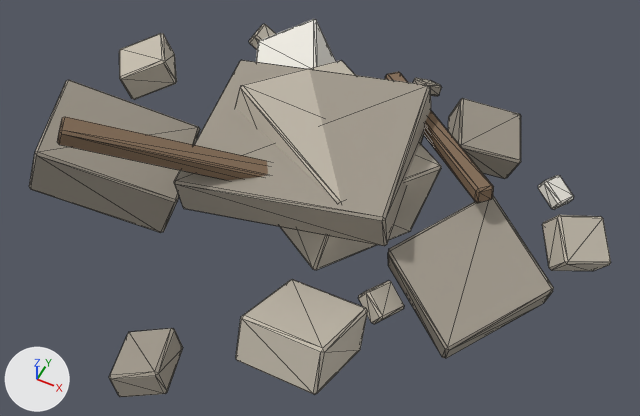
The glTF model assets/models/mwezi_quarter_v1/TC_ENV_CoralRubble_V1.gltf: old version first, new version second.
The view is the same before and after, from a 50 mm lens placed at (2.17, -4.0, 5.03), pointed at (0.28, -0.22, 0.3). Every picture has the same lights, and +X, +Y and +Z are marked at lower left. The first picture is the older version. Mesh edges are drawn as thin lines. Vertices at exactly the same position are counted once.

The first picture shows 'TC_ENV_CoralRubble_V1'.
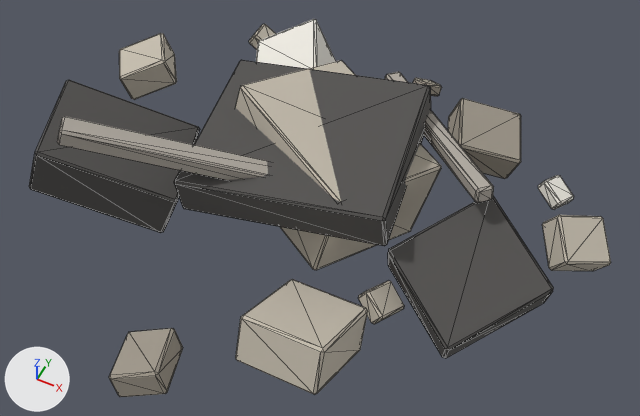
What differs and where, as boxes [x1, y1, x2, y2] in the pictures (640 x 416 px; the box of a moved part takes in the faces that stretch with it):
```json
{"object": "TC_ENV_CoralRubble_V1", "change": "recoloured, reshaped", "before": [29, 19, 611, 397], "after": [29, 19, 611, 397]}
{"part": 1, "of": "me_cube", "change": "moved or reshaped", "before": [120, 33, 441, 395], "after": [249, 24, 611, 324]}
{"part": 2, "of": "me_cube", "change": "recoloured", "before": [109, 78, 442, 397], "after": [235, 67, 422, 247]}
{"part": 3, "of": "me_cube", "change": "recoloured", "before": [29, 60, 554, 358], "after": [29, 60, 554, 358], "on screen": "grey to dark grey"}
{"part": 4, "of": "me_cube", "change": "recoloured", "before": [249, 24, 276, 49], "after": [448, 126, 488, 174]}
{"part": 5, "of": "me_cube", "change": "recoloured", "before": [256, 59, 312, 69], "after": [109, 78, 442, 397]}
```

Edits to the scene script, one JSON object a line:
```json
{"op": "set", "path": "mat_tc_mat_rubbletimber.base_color", "old": "(0.224, 0.145, 0.0863)", "new": "(0.435, 0.4, 0.353)", "note": "brown #826a53 -> grey #b0aaa0"}
{"op": "add", "block": "mat_tc_mat_rubblecore", "code": ["mat_tc_mat_rubblecore = principled_material('TC_MAT_RubbleCore')", "mat_tc_mat_rubblecore.base_color = (0.0902, 0.0863, 0.0824)  # dark grey #555351", "mat_tc_mat_rubblecore.roughness = 0.97"]}
{"block": "me_cube", "where": "me_cube.from_pydata(...)  # 408 vertices, 748 faces; spans x -2.17..2.27, y -2.01..1.74, z -0.21..1.15"}
{"block": "me_cube", "where": "# used by ob_tc_env_coralrubble_v1; location = (0.0, 0.0, 0.0)"}
{"block": "me_cube", "change": "me_cube part 1: 264 of 408 vertices moved; they spanned x -2.17..2.27, y -2.01..1.74, z -0.16..0.88 and now span x -2.17..2.27, y -2.01..1.68, z -0.16..0.88; mean shift (0.05, -0.2, 0.0); largest move (-0.45, 1.55, 0.06) -> (-0.24, -2.01, 0.02)"}
{"block": "me_cube", "change": "me_cube part 2: 132 faces spanning x -2.17..0.97, y -1.52..1.03, z -0.16..0.88 switch from mat_tc_mat_rubbleshadow (grey #a0998c) to mat_tc_mat_rubblestone (light grey #c5bdae)"}
{"block": "me_cube", "change": "me_cube part 3: 176 faces spanning x -2.0..1.98, y -0.92..0.81, z -0.21..0.83 switch from mat_tc_mat_rubbleshadow (grey #a0998c) to mat_tc_mat_rubblecore (dark grey #555351)"}
{"block": "me_cube", "change": "me_cube part 4: 44 faces spanning x 0.71..1.39, y 0.83..1.47, z -0.1..0.38 switch from mat_tc_mat_rubblestone (light grey #c5bdae) to mat_tc_mat_rubbleshadow (grey #a0998c)"}
{"block": "me_cube", "change": "me_cube part 5: 88 faces spanning x -0.44..0.5, y -2.01..1.74, z -0.07..0.27 switch from mat_tc_mat_rubblerender (white #eeebe2) to mat_tc_mat_rubbleshadow (grey #a0998c)"}
```
